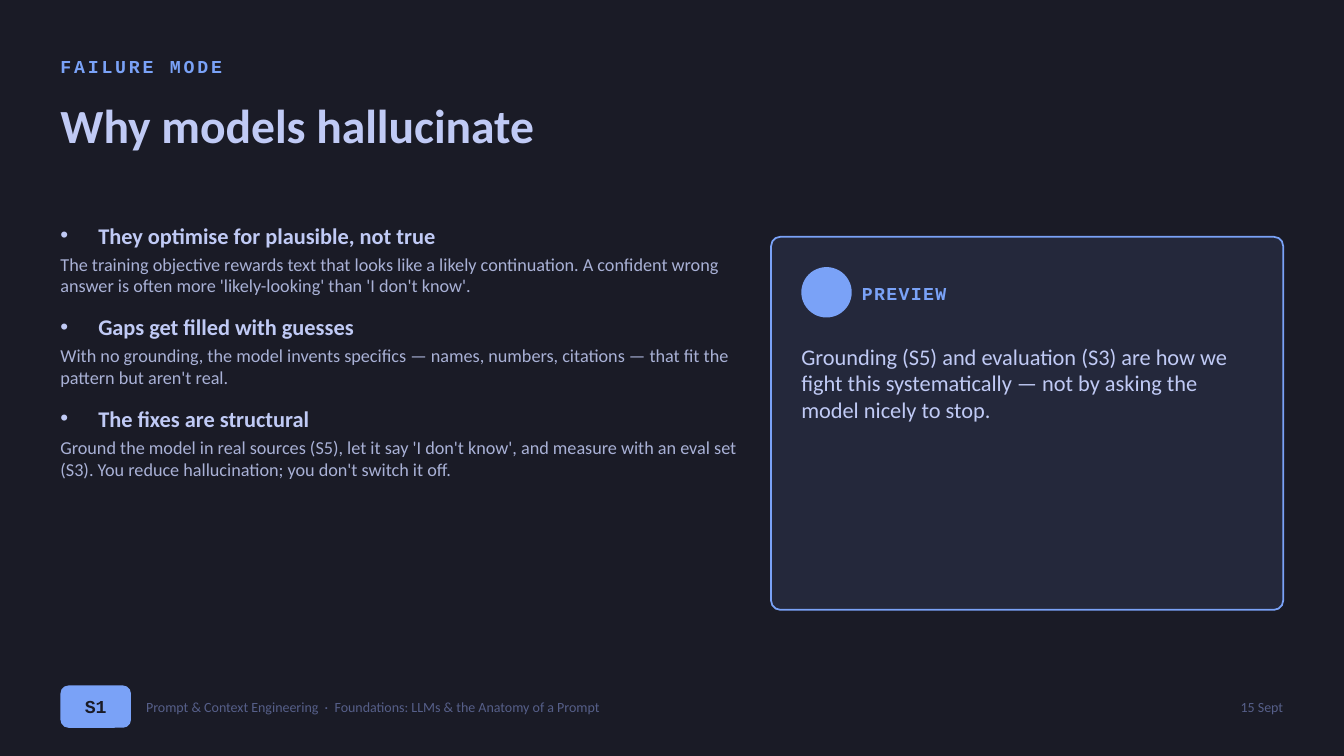
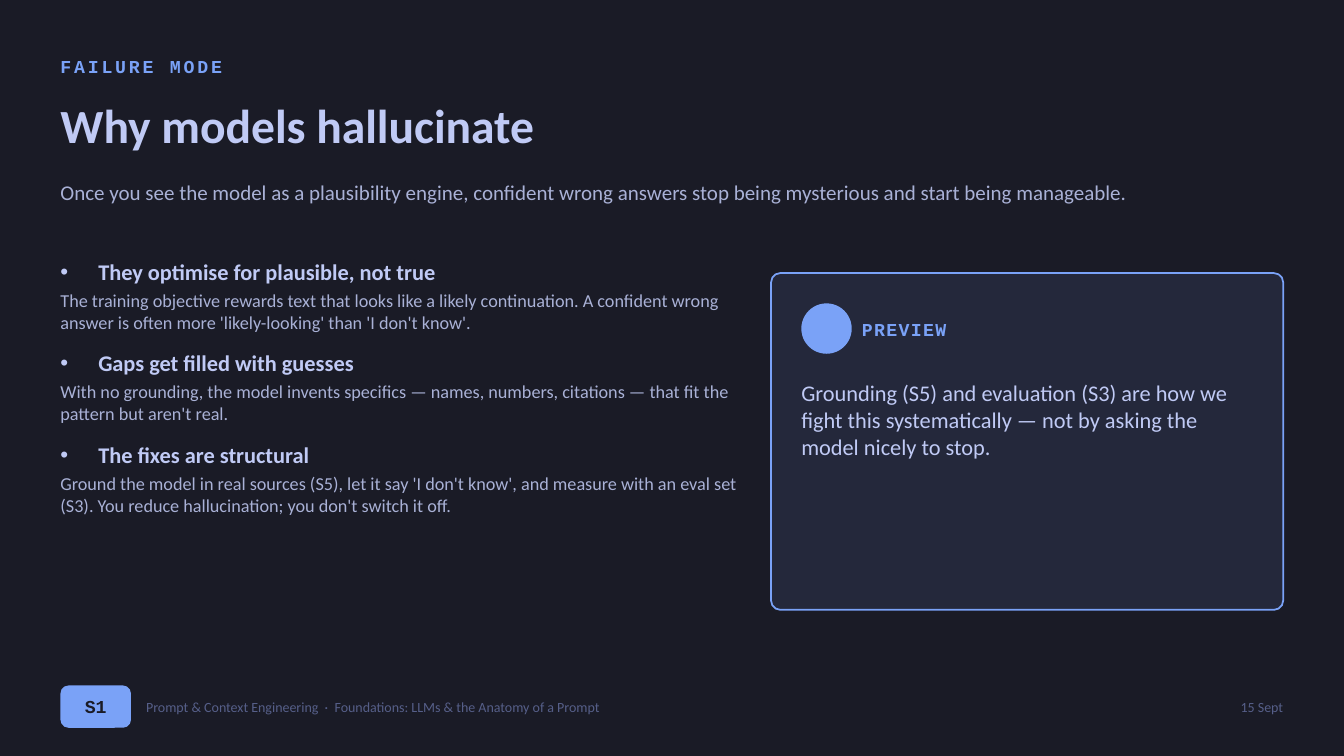
Before and after one commit to sduprey/langchain_courses, a slide deck: slide 11 of prompt-engineering-course/prompt_engineering_presentation_support/PE_S1_foundations.pptx. Drawn at 1344x756 pixels with LibreOffice and Linux fonts; fonts in the diff are those of the drawing. Boxes give left, top, right and bottom in pixels: in the first picture for what was removed or moved away, otherwise in the second. Text is boxed around its words. In the diff, an @@ line names an element or a change of style, - is before the commit and + after.

```diff
--- a/prompt-engineering-course/prompt_engineering_presentation_support/PE_S1_foundations.pptx
+++ b/prompt-engineering-course/prompt_engineering_presentation_support/PE_S1_foundations.pptx
@@ text added at [60, 185, 1126, 204], 15 pt, text #A9B1D6 @@
+Once you see the model as a plausibility engine, confident wrong answers stop being mysterious and start being manageable.
@@ text "They optimise for plausible, not ...": place and size @@
-text "They optimise for plausible, not ..." at [60, 228, 736, 479]
+text "They optimise for plausible, not ..." at [60, 264, 736, 515]
@@ rounded rectangle: place and size @@
-rounded rectangle at [771, 237, 1284, 610]
+rounded rectangle at [771, 273, 1284, 610]
@@ rounded rectangle at [771, 273, 1284, 610]: proportions changed @@
@@ ellipse: place and size @@
-ellipse at [802, 267, 852, 318]
+ellipse at [802, 303, 852, 354]
@@ text "PREVIEW": place and size @@
-text "PREVIEW" at [862, 288, 947, 300]
+text "PREVIEW" at [862, 324, 947, 336]
@@ text "Grounding (S5) and evaluation (S3) ...": place and size @@
-text "Grounding (S5) and evaluation (S3) ..." at [801, 349, 1227, 422]
+text "Grounding (S5) and evaluation (S3) ..." at [801, 385, 1227, 459]
```
Also in this commit, not shown: 10 other slides changed, 18 other files.
